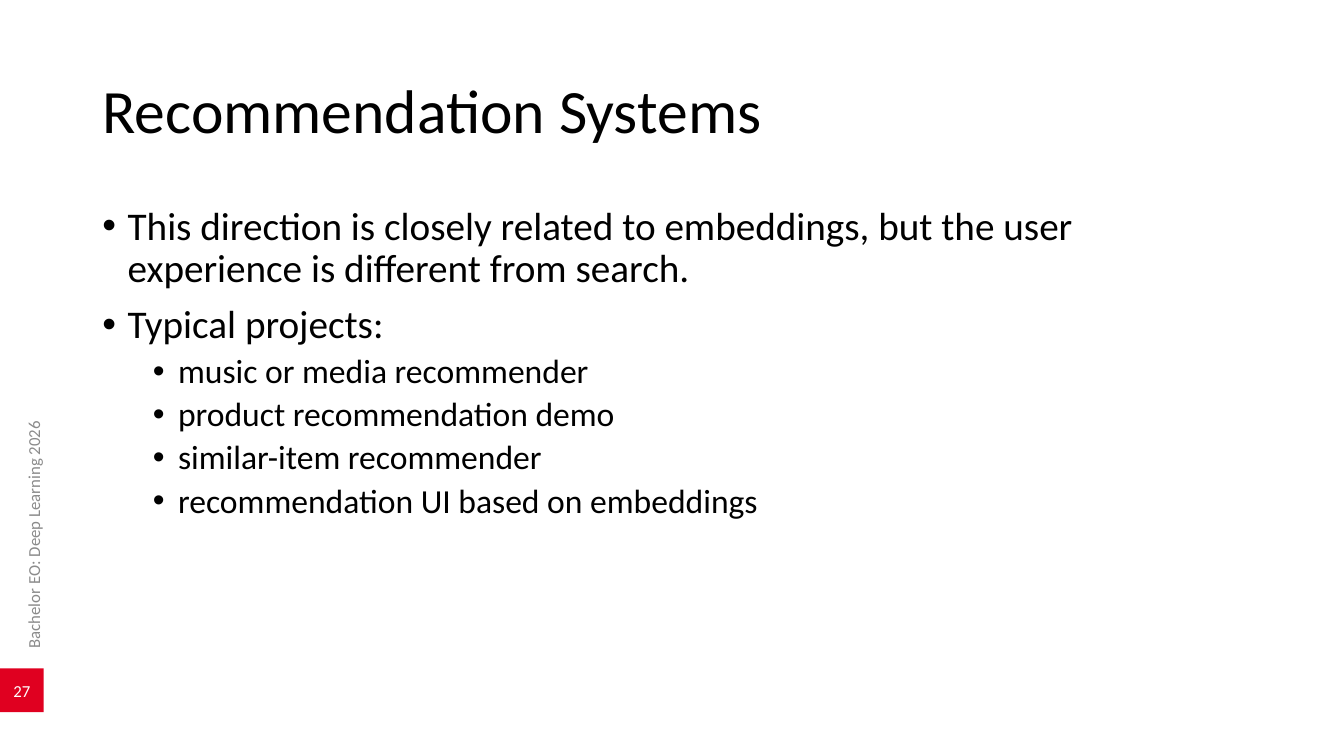
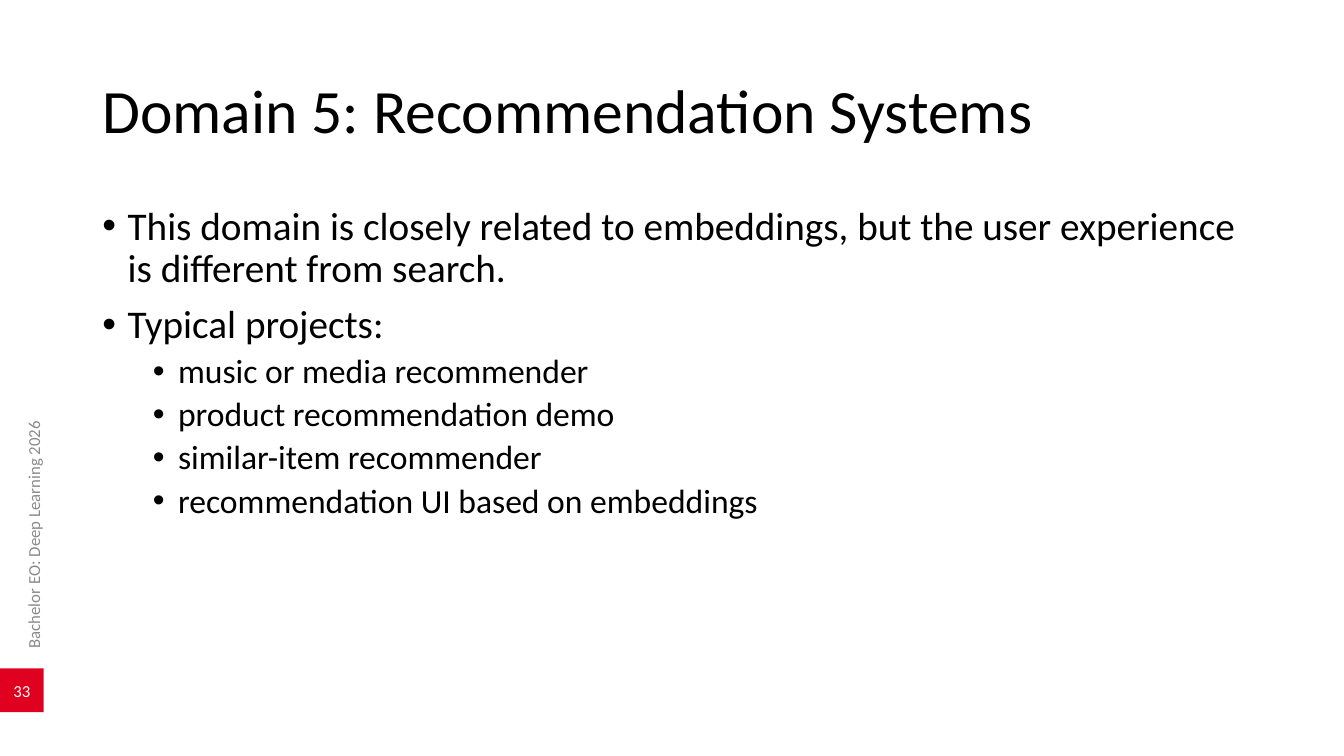
Before and after one commit to AlexanderDhoore/deep-learning-2026, a slide deck: slide 33 of slides/deep-learning-project-directions.pptx (slide 27 before the commit). Drawn at 1344x756 pixels with LibreOffice and Linux fonts; fonts in the diff are those of the drawing; background and template pictures are left out. Boxes give left, top, right and bottom in pixels: in the first picture for what was removed or moved away, otherwise in the second. Text is boxed around its words. In the diff, an @@ line names an element or a change of style, - is before the commit and + after.

Commit message:
Expand application domain guidance

```diff
--- a/slides/deep-learning-project-directions.pptx
+++ b/slides/deep-learning-project-directions.pptx
@@ title at [102,90,1032,143]: text changed @@
-Recommendation Systems
+Domain 5: Recommendation Systems
@@ text at [128,212,1235,283]: text changed @@
-• This direction is closely related to embeddings, but the user experience is different from search.
+• This domain is closely related to embeddings, but the user experience is different from search.
@@ page number at [13,686,30,697]: text changed @@
-27
+33
```
Also in this commit, not shown: 8 other slides changed, 12 slides added, 2 slides removed, 13 other files.
